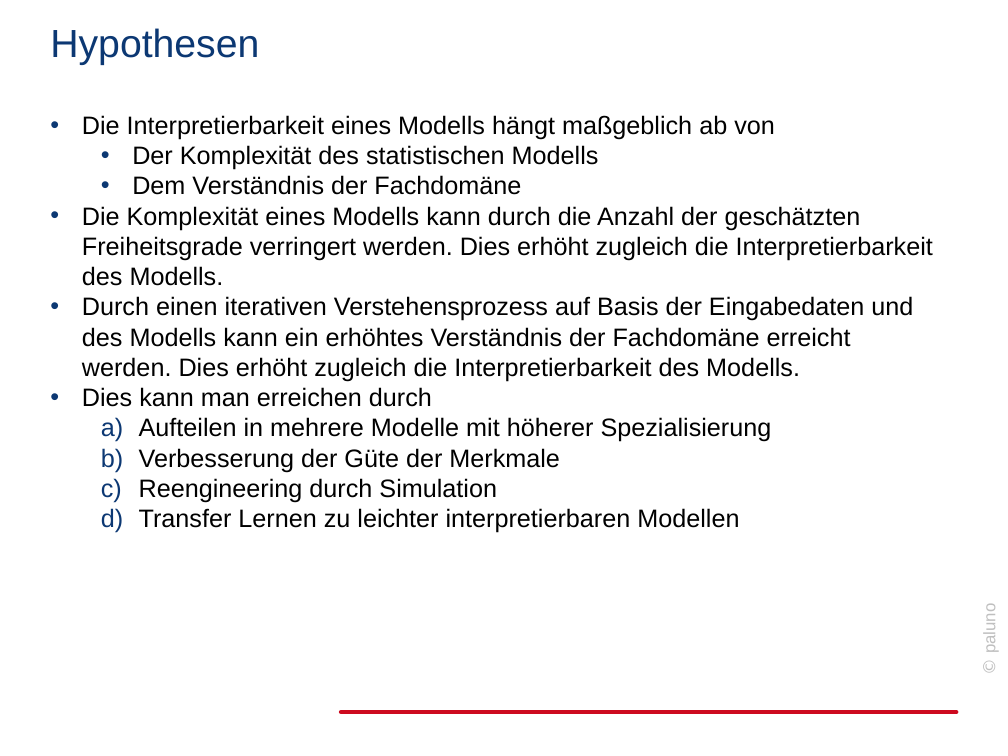
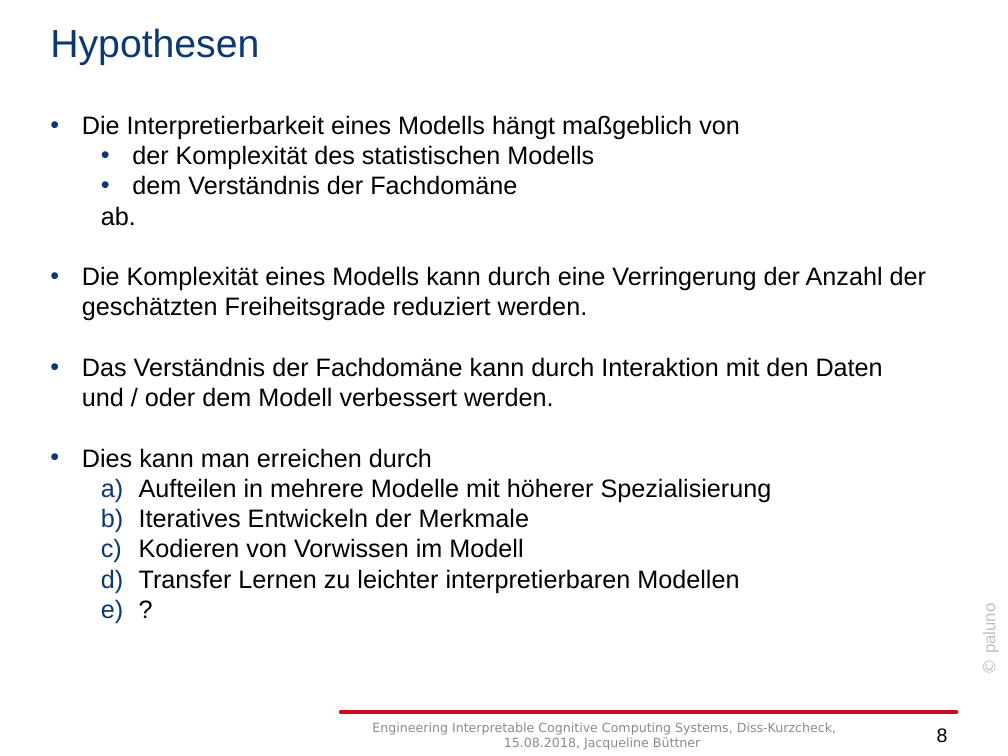
Before and after one commit to jabuettner/citavi, a slide deck: slide 8 of Diss (repo)/Explainable AI/Disskurzcheck082018.pptx (slide 10 before the commit). Drawn at 1008x756 pixels with LibreOffice and Linux fonts; fonts in the diff are those of the drawing; background and template pictures are left out. Boxes give left, top, right and bottom in pixels: in the first picture for what was removed or moved away, otherwise in the second. Text is boxed around its words. In the diff, an @@ line names an element or a change of style, - is before the commit and + after.

```diff
--- a/Diss (repo)/Explainable AI/Disskurzcheck082018.pptx
+++ b/Diss (repo)/Explainable AI/Disskurzcheck082018.pptx
@@ text at (82,115,926,593): paragraph added @@
+  e) ?
@@ text at (82,115,926,407): text changed @@
-• Die Interpretierbarkeit eines Modells hängt maßgeblich ab von
-  • Der Komplexität des statistischen Modells
-  • Dem Verständnis der Fachdomäne
-• Die Komplexität eines Modells kann durch die Anzahl der geschätzten Freiheitsgrade verringert werden. Dies erhöht zugleich die Interpretierbarkeit des Modells.
-• Durch einen iterativen Verstehensprozess auf Basis der Eingabedaten und des Modells kann ein erhöhtes Verständnis der Fachdomäne erreicht werden. Dies erhöht zugleich die Interpretierbarkeit des Modells.
+• Die Interpretierbarkeit eines Modells hängt maßgeblich von
+  • der Komplexität des statistischen Modells
+  • dem Verständnis der Fachdomäne
+  ab.
+• Die Komplexität eines Modells kann durch eine Verringerung der Anzahl der geschätzten Freiheitsgrade reduziert werden.
+• Das Verständnis der Fachdomäne kann durch Interaktion mit den Daten und / oder dem Modell verbessert werden.
@@ text at (139,508,530,558): text changed @@
-  b) Verbesserung der Güte der Merkmale
-  c) Reengineering durch Simulation
+  b) Iteratives Entwickeln der Merkmale
+  c) Kodieren von Vorwissen im Modell
@@ text added at (372,722,836,750), 9 pt, text #8C8C8C @@
+Engineering Interpretable Cognitive Computing Systems, Diss-Kurzcheck, 15.08.2018, Jacqueline Büttner
@@ page number added at (937,728,948,743), 14 pt, text #000000 @@
+8
```
Also in this commit, not shown: 3 other slides changed, 6 slides added, 6 slides removed, 9 other files.
